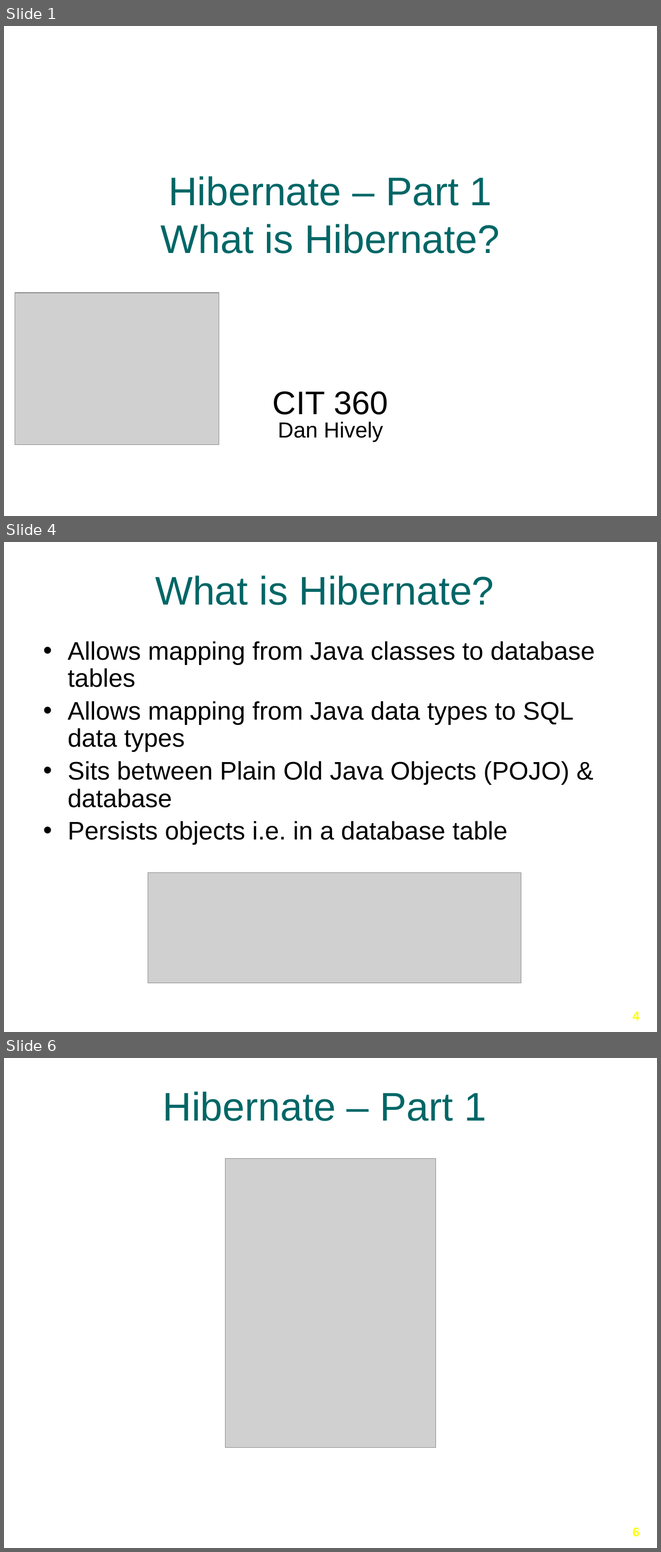
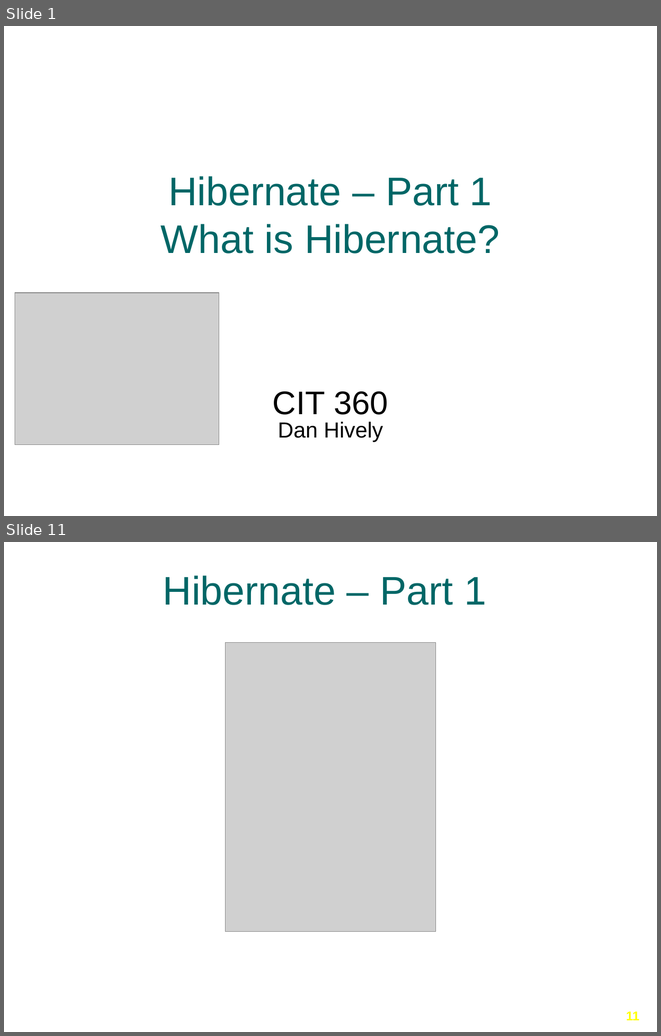
Before and after one commit to Ansilacerda/CIT360-Portfolio, a slide deck: Presentations/Hibernate/Hibernate-Part-1.pptx. Shown one above the other, each under a label of ours: slides 1, 4 and 6 before the commit, slides 1 and 11 after it; the slides between them are not shown. The pictures are 661x1552 and 661x1036 pixels, drawn with LibreOffice and Linux fonts; fonts in the diff are those of the drawing; grey boxes stand for pictures; background and template pictures are left out. Boxes give left, top, right and bottom in pixels: in the first picture for what was removed or moved away, otherwise in the second. Text is boxed around its words. In the diff, an @@ line names an element or a change of style, - is before the commit and + after.

```diff
--- a/Presentations/Hibernate/Hibernate-Part-1.pptx
+++ b/Presentations/Hibernate/Hibernate-Part-1.pptx
@@ slide 4 removed at [4, 542, 657, 1032], background picture (left out) @@
@@ title removed at [155, 575, 494, 605] @@
-What is Hibernate?
@@ text removed at [68, 641, 595, 844] @@
-• Allows mapping from Java classes to database tables
-• Allows mapping from Java data types to SQL data types
-• Sits between Plain Old Java Objects (POJO) & database
-• Persists objects i.e. in a database table
@@ picture removed at [148, 872, 521, 983] @@
@@ page number removed at [633, 1011, 639, 1020] @@
-4
@@ what was slide 6 is now slide 11 @@
@@ page number at [626, 1011, 639, 1020]: text changed @@
-6
+11
```
Also in this commit, not shown: 3 slides changed, 6 slides added.
